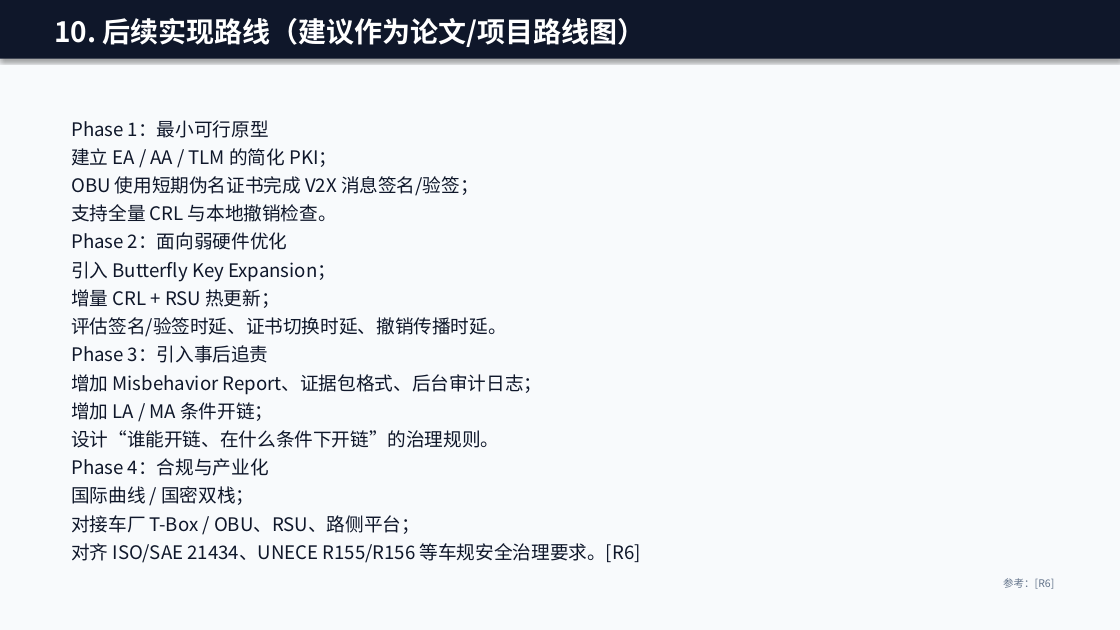
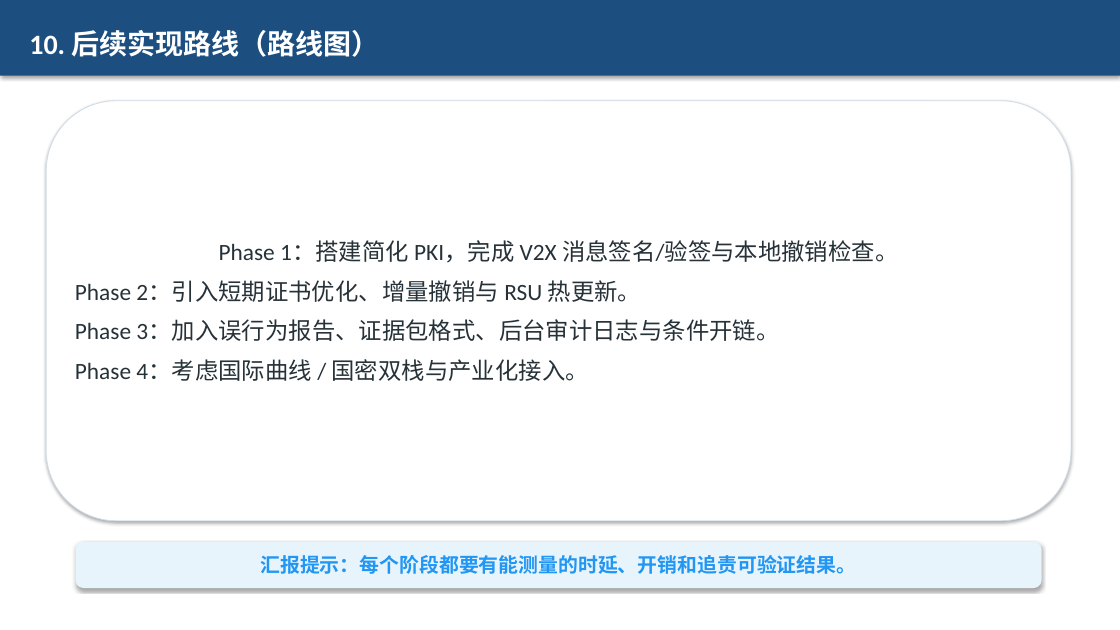
Before and after one commit to zhang10225/EATI, a slide deck: slide 11 of docs/VANET-弱硬件实时撤销与事后追责调研.pptx. Drawn at 1120x630 pixels with LibreOffice and Linux fonts; fonts in the diff are those of the drawing. Boxes give left, top, right and bottom in pixels: in the first picture for what was removed or moved away, otherwise in the second. Text is boxed around its words. In the diff, an @@ line names an element or a change of style, - is before the commit and + after.

```diff
--- a/docs/VANET-弱硬件实时撤销与事后追责调研.pptx
+++ b/docs/VANET-弱硬件实时撤销与事后追责调研.pptx
@@ rectangle "10. 后续实现路线（路线图）": place and size @@
-rectangle "10. 后续实现路线（路线图）" at bbox=[54, 18, 646, 47]
+rectangle "10. 后续实现路线（路线图）" at bbox=[0, 0, 1120, 76]
@@ rectangle "10. 后续实现路线（路线图）" at bbox=[0, 0, 1120, 76]: vertical alignment top to middle; fill none to #1C4E80; shadow on @@
@@ rectangle removed at bbox=[0, 0, 1120, 630] @@
@@ rectangle removed at bbox=[0, 0, 1120, 59] @@
@@ text in rectangle at bbox=[29, 30, 380, 57]: text changed; font Noto Sans CJK SC to Calibri @@
-10. 后续实现路线（建议作为论文/项目路线图）
+10. 后续实现路线（路线图）
@@ rounded rectangle added at bbox=[46, 101, 1071, 521], fill #FFFFFF, outline #D2DCE6 0.75 pt, 20 pt, text #263238 @@
+Phase 1：搭建简化 PKI，完成 V2X 消息签名/验签与本地撤销检查。
+Phase 2：引入短期证书优化、增量撤销与 RSU 热更新。
+Phase 3：加入误行为报告、证据包格式、后台审计日志与条件开链。
+Phase 4：考虑国际曲线 / 国密双栈与产业化接入。
@@ text removed at bbox=[71, 120, 641, 563] @@
-Phase 1：最小可行原型
-建立 EA / AA / TLM 的简化 PKI；
-OBU 使用短期伪名证书完成 V2X 消息签名/验签；
-支持全量 CRL 与本地撤销检查。
-Phase 2：面向弱硬件优化
-引入 Butterfly Key Expansion；
-增量 CRL + RSU 热更新；
-评估签名/验签时延、证书切换时延、撤销传播时延。
-Phase 3：引入事后追责
-增加 Misbehavior Report、证据包格式、后台审计日志；
-增加 LA / MA 条件开链；
-设计“谁能开链、在什么条件下开链”的治理规则。
-Phase 4：合规与产业化
-国际曲线 / 国密双栈；
-对接车厂 T-Box / OBU、RSU、路侧平台；
-对齐 ISO/SAE 21434、UNECE R155/R156 等车规安全治理要求。[R6]
@@ rounded rectangle added at bbox=[76, 542, 1042, 588], fill #E8F4FC, 17 pt, text #2196F3, bold @@
+汇报提示：每个阶段都要有能测量的时延、开销和追责可验证结果。
@@ text removed at bbox=[1003, 578, 1054, 589] @@
-参考：[R6]
```
Also in this commit, not shown: 6 other slides changed, 5 slides added, 7 slides removed, 3 other files.
